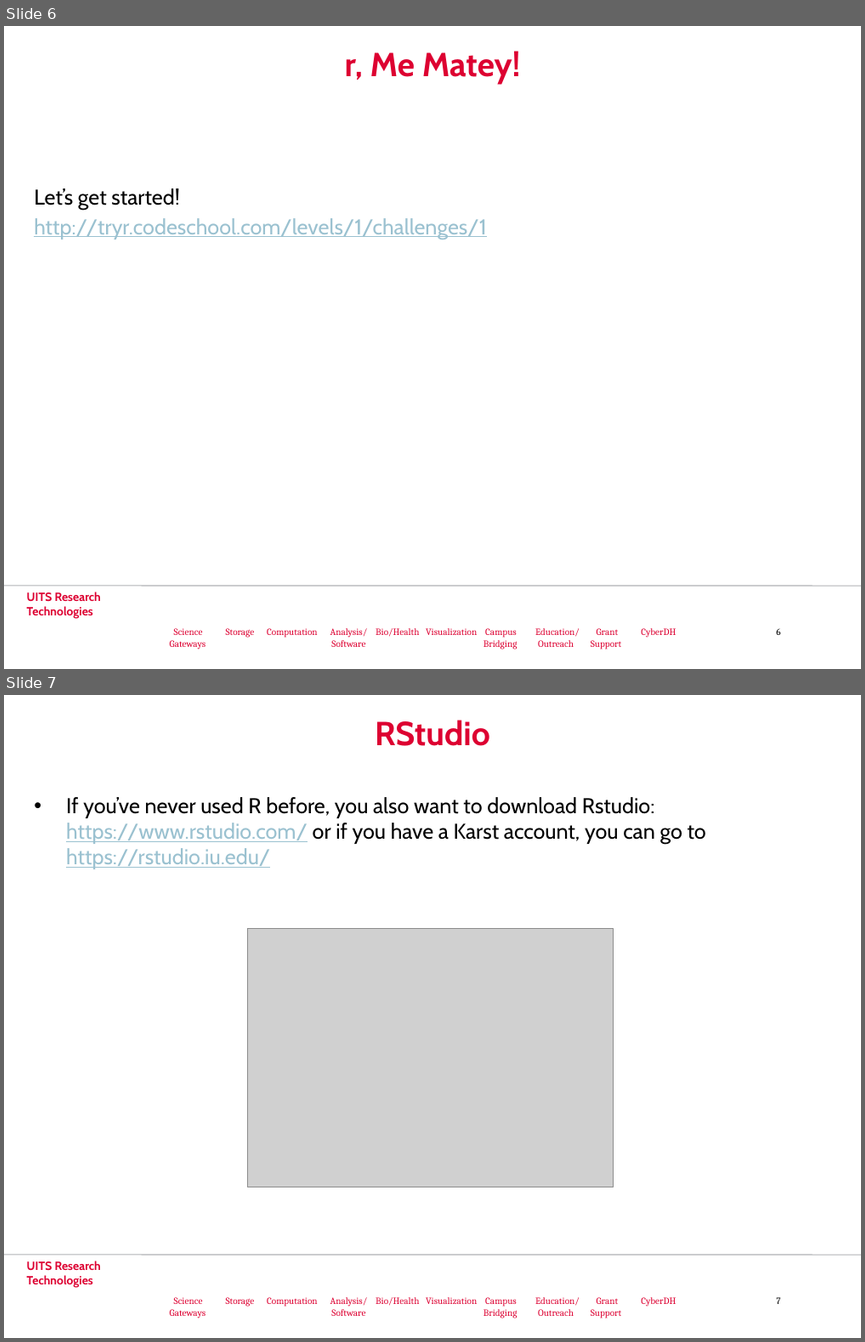
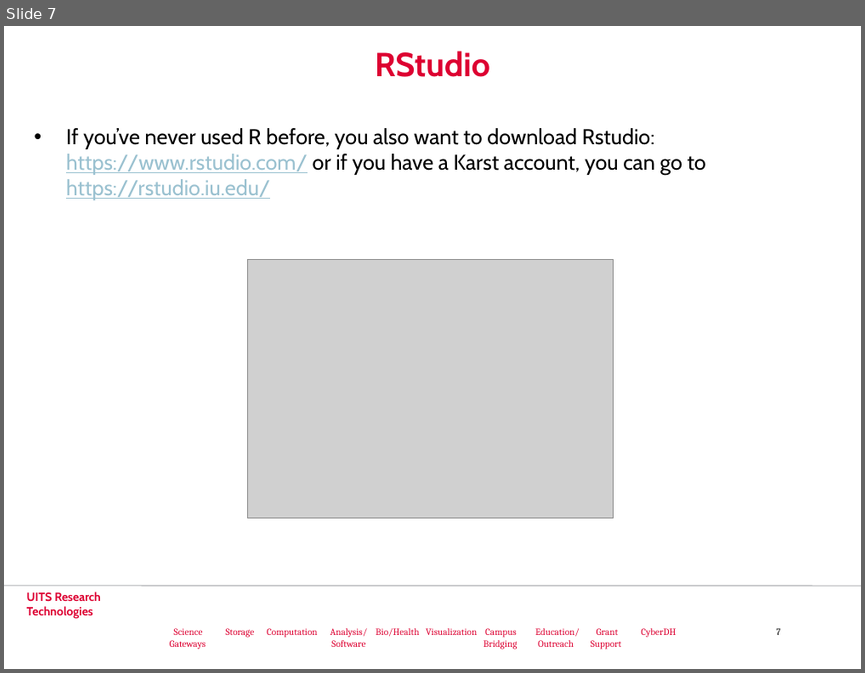
Before and after one commit to cyberdh/Text-Analysis, a slide deck: powerpoints/RBasicsSSRC.pptx. Shown one above the other, each under a label of ours: slides 6 and 7 before the commit, slide 7 after it. The pictures are 865x1342 and 865x673 pixels, drawn with LibreOffice and Linux fonts; fonts in the diff are those of the drawing; grey boxes stand for pictures; background and template pictures are left out. Boxes give left, top, right and bottom in pixels: in the first picture for what was removed or moved away, otherwise in the second. Text is boxed around its words. In the diff, an @@ line names an element or a change of style, - is before the commit and + after.

```diff
--- a/powerpoints/RBasicsSSRC.pptx
+++ b/powerpoints/RBasicsSSRC.pptx
@@ slide 6 removed at box(4, 26, 861, 669), background #FFFFFF; not listed: 3 template elements that a slide beside it also shows @@
@@ title removed at box(345, 51, 521, 84) @@
-r, Me Matey!
@@ text removed at box(34, 188, 486, 239) @@
-Let’s get started!
-http://tryr.codeschool.com/levels/1/challenges/1
```
Also in this commit, not shown: 4 slides changed, 1 slide added, 1 other slide removed.
